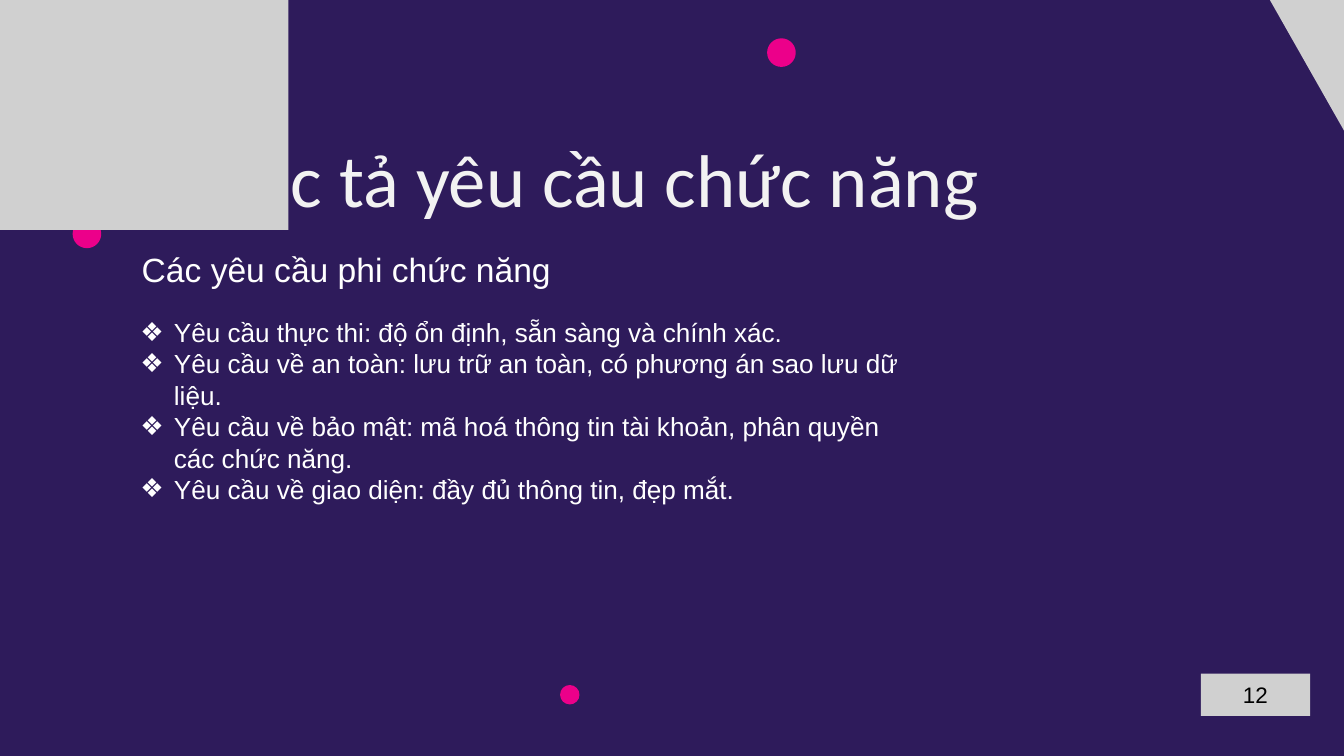
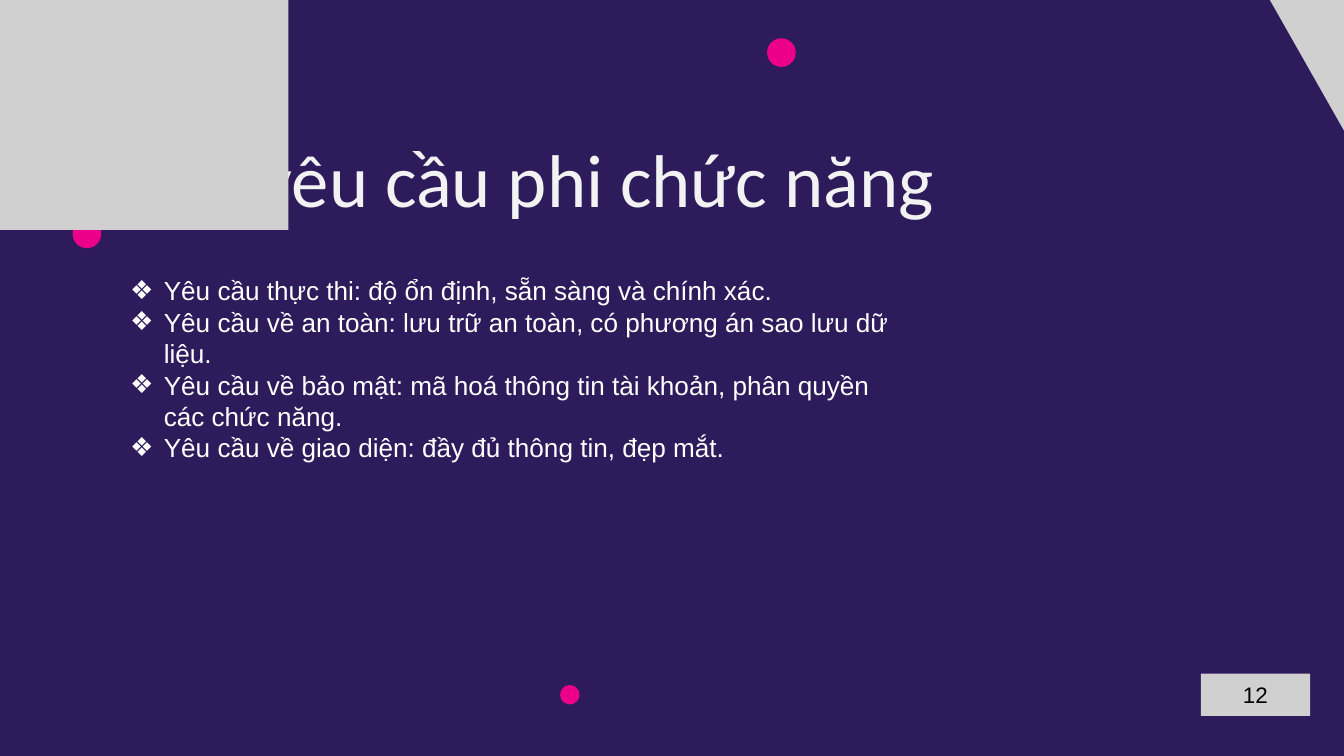
Before and after one commit to B2012257/lvtn_indieGameForum, a slide deck: slide 12 of docs/gameIndiePPT.pptx. Drawn at 1344x756 pixels with LibreOffice and Linux fonts; fonts in the diff are those of the drawing; grey boxes stand for pictures. Boxes give left, top, right and bottom in pixels: in the first picture for what was removed or moved away, otherwise in the second. Text is boxed around its words. In the diff, an @@ line names an element or a change of style, - is before the commit and + after.

```diff
--- a/docs/gameIndiePPT.pptx
+++ b/docs/gameIndiePPT.pptx
@@ text at [259,145,933,224]: text changed @@
-2. Đặc tả yêu cầu chức năng
+Các yêu cầu phi chức năng
@@ text removed at [142,256,551,288] @@
-Các yêu cầu phi chức năng
@@ text "Yêu cầu thực thi: độ ...": place and size @@
-text "Yêu cầu thực thi: độ ..." at [174,321,898,505]
+text "Yêu cầu thực thi: độ ..." at [164,279,888,463]
```
Also in this commit, not shown: 10 other slides changed, 18 other files.
